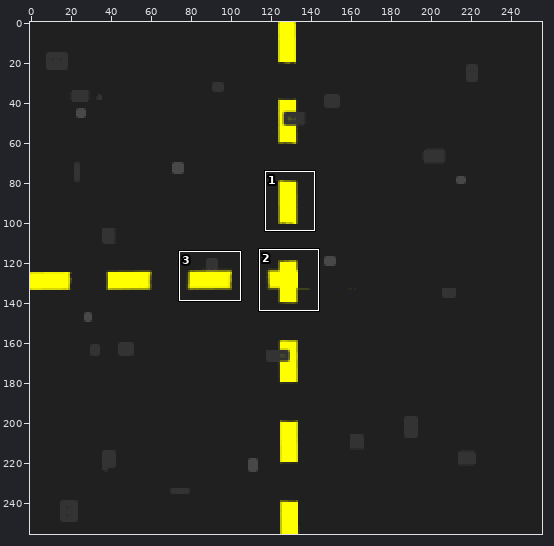
One commit to this sprite sheet: maps/tilesets/neighborhood/road_t_intersection.png. The picture above shows the old version from afar; the outline marks the close-up.
Close-up. Before the commit:
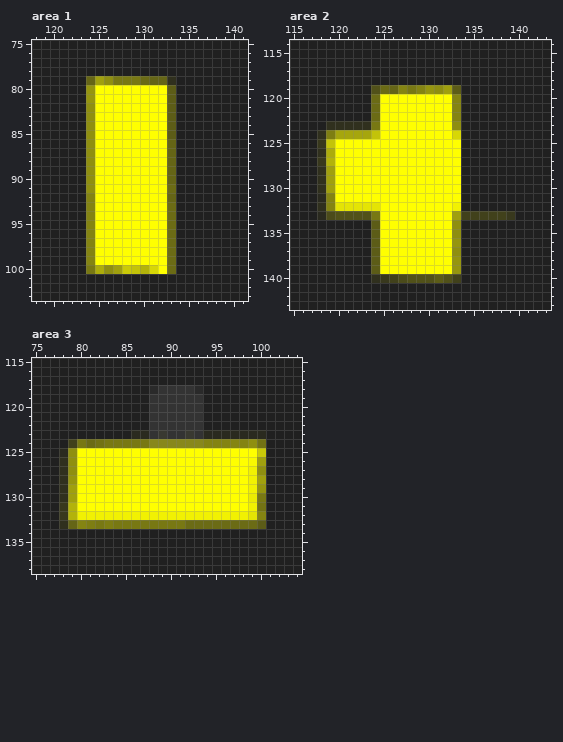
The file is 256x256 pixels. Colours within 5 levels of each other are drawn and written as one. Shown: area 1: x 118..141, y 75..103; area 2: x 115..143, y 114..143; area 3: x 75..104, y 115..138. The commit also changed other parts of the picture, which this record leaves out.
Now the later version:
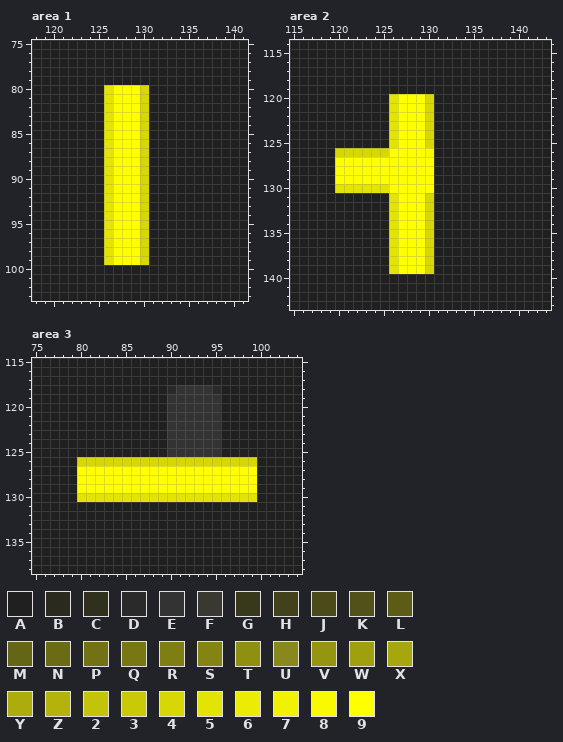
Palette (. is transparent): A #202020  B #2a2a1f  C #30301e  D #2a2a2a  E #333333  F #393931  G #38381d  H #41411b  J #4b4b1a  K #515119  L #5c5c17  M #656516  N #6b6b15  P #727214  Q #787813  R #7e7e12  S #848412  T #8f8f10  U #88881c  V #95950f  W #a0a00e  X #a6a60d  Y #acac0c  Z #b3b30b  2 #c3c309  3 #c9c908  4 #d7d706  5 #e4e404  6 #ebeb03  7 #f1f102  8 #f9f901  9 #ffff00
The edit:
Changed rows in their new state; - is an unchanged pixel.
Area 1:
first column x 124:
 79 AAAAAAAAAA
 80 AA5---4AAA
 81 AA5---4AAA
 82 AA5---4AAA
 83 AA5---4AAA
 84 AA5---4AAA
 85 AA5---4AAA
 86 AA5---4AAA
 87 AA5---4AAA
 88 AA5---4AAA
 89 AA5---4AAA
 90 AA5---4AAA
 91 AA5---4AAA
 92 AA5---4AAA
 93 AA5---4AAA
 94 AA5---4AAA
 95 AA5---4AAA
 96 AA5---4AAA
 97 AA5---4AAA
 98 AA5---4AAA
 99 AA5---4AAA
100 AAAAAAAAAA
Area 2:
first column x 118:
119 ------AAAAAAAAAA------
120 ------AA5---4AAA------
121 ------AA5---4AAA------
122 ------AA5---4AAA------
123 -AAAAAAA5---4AAA------
124 AAAAAAAA5---4AAA------
125 AAAAAAAA5---4AAA------
126 AA444444----8AAA------
127 AA-----------AAA------
128 AA-----------AAA------
129 AA-----------AAA------
130 AA555555-----AAA------
131 AAAAAAAA5---4AAA------
132 AAAAAAAA5---4AAA------
133 AAAAAAAA5---4AAAAAAAAA
134 ------AA5---4AAA------
135 ------AA5---4AAA------
136 ------AA5---4AAA------
137 ------AA5---4AAA------
138 ------AA5---4AAA------
139 ------AA5---4AAA------
140 ------AAAAAAAAAA------
Area 3:
first column x 78:
118 ----------AAD--EED-----
119 ----------AA----EE-----
120 ----------AA----EE-----
121 ----------AA----EE-----
122 ----------AA----EE-----
123 --------AAAA--E-EEAAAAA
124 -AAAAAAAAAAAEEEEEEAAAAA
125 AAAAAAAAAAAAEEEEEEAAAAA
126 AA44444444444444444444A
127 AA-------------------9A
128 AA-------------------9A
129 AA-------------------9A
130 AA55555555555555555555A
131 AAAAAAAAAAAAAAAAAAAAAAA
132 AAAAAAAAAAAAAAAAAAAAAAA
133 AAAAAAAAAAAAAAAAAAAAAAA
Pixel boxes of the changes (left, top, right, bottom) in both close-ups:
changed: (86, 76, 176, 274)
changed: (317, 85, 515, 283)
changed: (59, 385, 266, 529)
